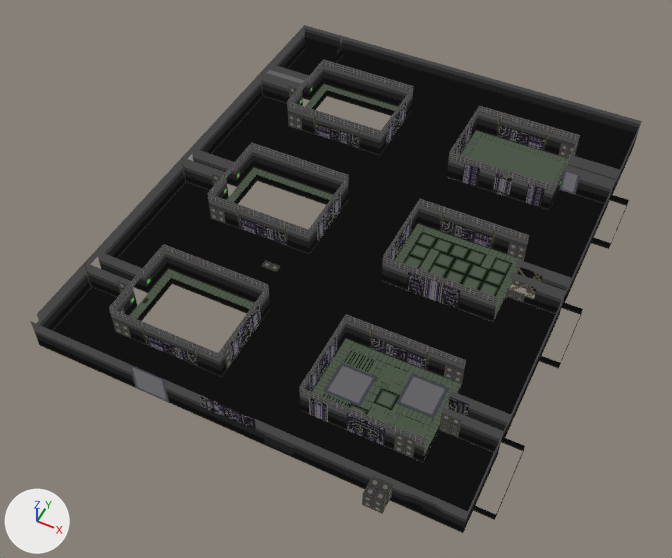
What one commit did to the Blender file Assets/ImportedAssets/StationAssets/RefugeeCamp/RefugeeBase.blend.
Before and after are seen from a 50 mm camera at (13.5, -34.6, 36.4) aimed at (-2.2, -3.1, -3.0). Arrows for +X, +Y and +Z are at lower left; the lights stay in place.
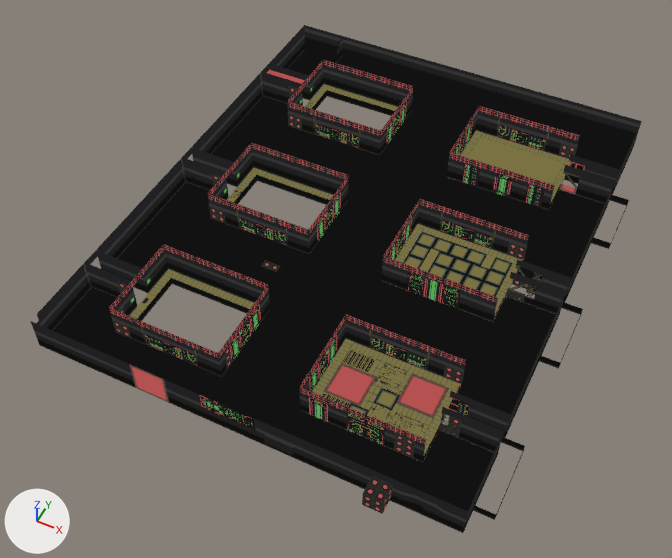
Edits to the bpy script that builds the scene:
```text
Change me_cube_001:
    where me_cube_001.from_pydata(...)  # 6060 vertices, 5364 faces; spans x -14.5..11.0, y -3.0..0.5, z 0.0..30.5
    remove me_cube_001.materials.append(mat_hangarstructure_002)
    add me_cube_001.materials.append(mat_hangacolor3red)
```

What differs and where, as boxes [x1, y1, x2, y2] in the pictures (672 x 558 px):
'Cube.001', recoloured: [30, 25, 642, 522] in both
